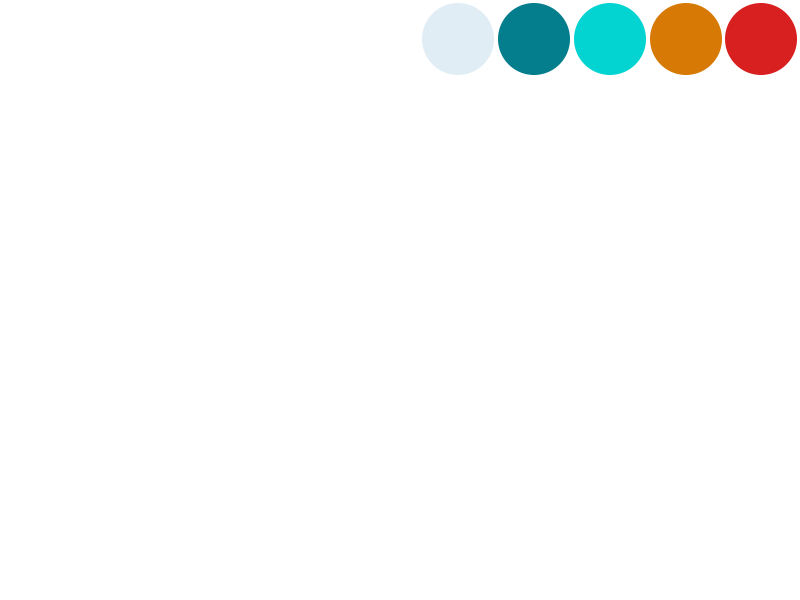
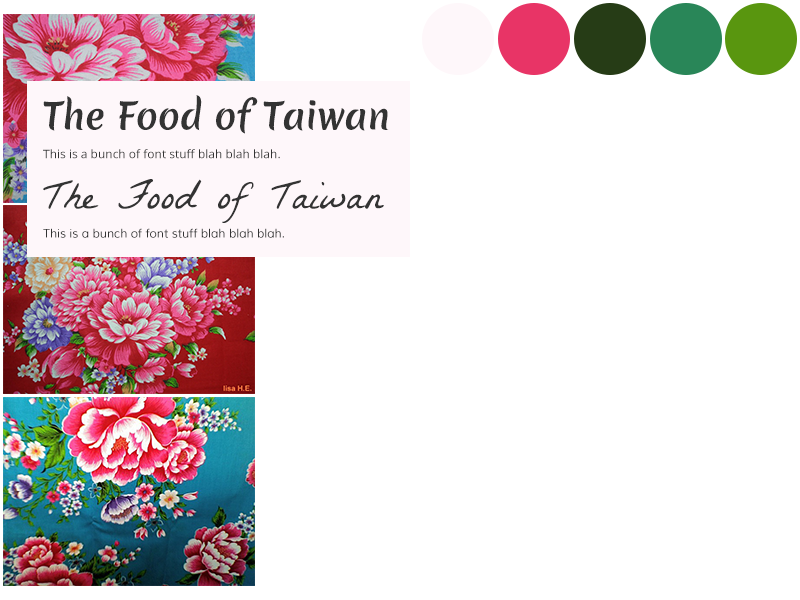
Layered file, before and after one edit (800 × 600). Changes by layer:
added layer "The Food of Taiwan This is a bunch of font stuff blah blah bla" above "Rectangle 1" over [43,95,389,238]
added layer "Rectangle 1" above "peony03" over [27,81,410,257]
added layer "peony03" above "peony02" over [3,14,255,203]
added layer "peony02" above "peony01" over [3,205,255,394]
added layer "peony01" above "Ellipse 5" over [3,397,255,586]
painted on "Ellipse 5" over [725,3,797,75]
painted on "Ellipse 4" over [650,3,722,75]
painted on "Ellipse 3" over [574,3,646,75]
painted on "Ellipse 2" over [498,3,570,75]
painted on "Ellipse 1" over [422,3,494,75]
